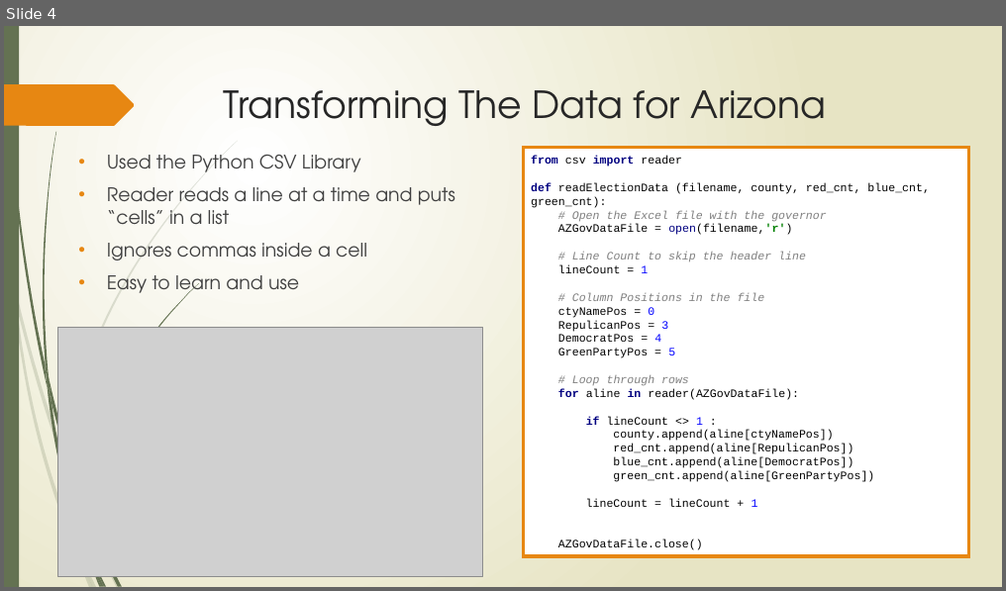
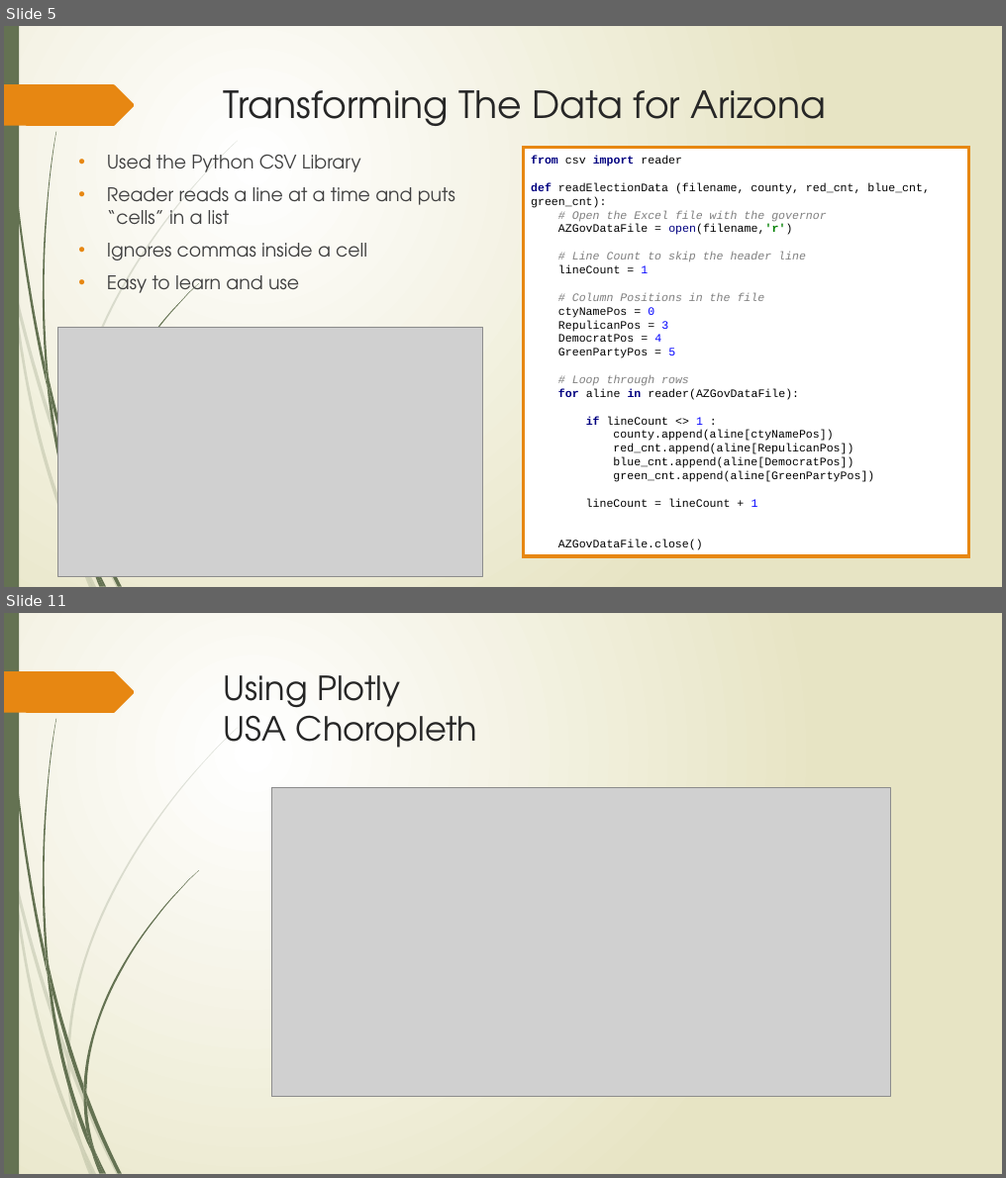
Before and after one commit to smartin25/pythonProject, a slide deck: Election Data Study.pptx. Shown one above the other, each under a label of ours: slide 4 before the commit, slides 5 and 11 after it; the slides between them are not shown. The pictures are 1006x591 and 1006x1178 pixels, drawn with LibreOffice and Linux fonts; fonts in the diff are those of the drawing; grey boxes stand for pictures. Boxes give left, top, right and bottom in pixels: in the first picture for what was removed or moved away, otherwise in the second. Text is boxed around its words. In the diff, an @@ line names an element or a change of style, - is before the commit and + after.

```diff
--- a/Election Data Study.pptx
+++ b/Election Data Study.pptx
@@ slide 11 added at box(4, 613, 1002, 1174), background gradient #FFFFFF to #E8E6C4; not listed: 20 template elements that a slide beside it also shows @@
@@ title added at box(224, 675, 477, 748), 32 pt, text #262626 @@
+Using Plotly
+USA Choropleth
@@ picture added at box(271, 787, 890, 1096) @@
@@ freeform shape added at box(67, 1052, 70, 1069), fill #647252 at 20% opacity @@
@@ freeform shape added at box(67, 1061, 82, 1146), fill #647252 at 20% opacity @@
@@ freeform shape added at box(83, 1085, 86, 1104), fill #647252 @@
@@ freeform shape added at box(83, 1096, 94, 1152), fill #647252 @@
@@ what was slide 4 is now slide 5 @@
```
Also in this commit, not shown: 5 slides changed, 4 other slides added, 2 slides removed.
